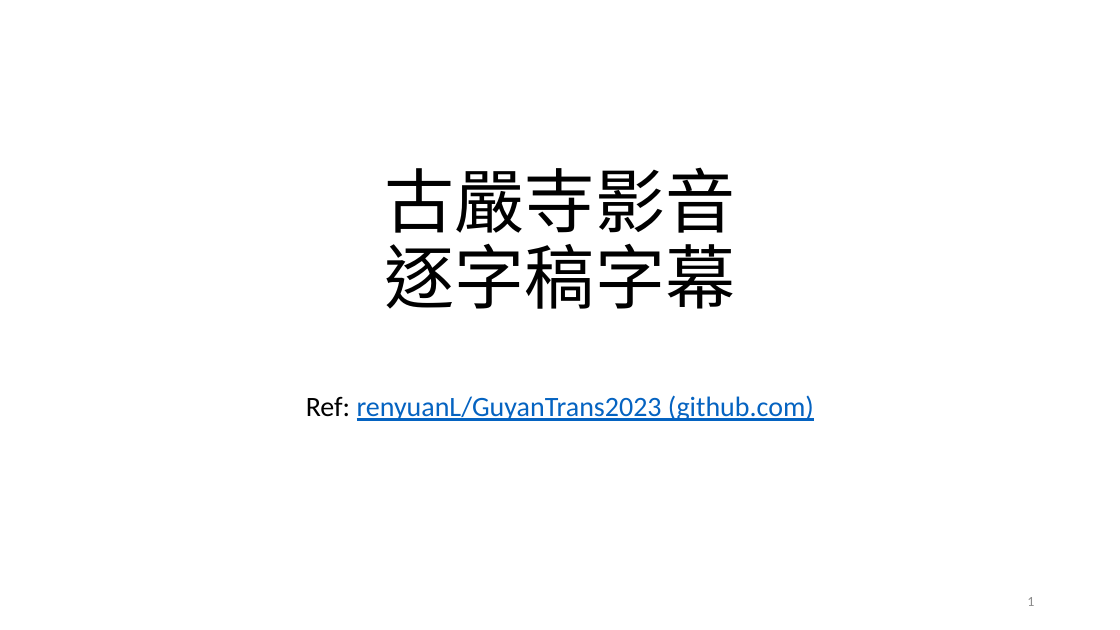
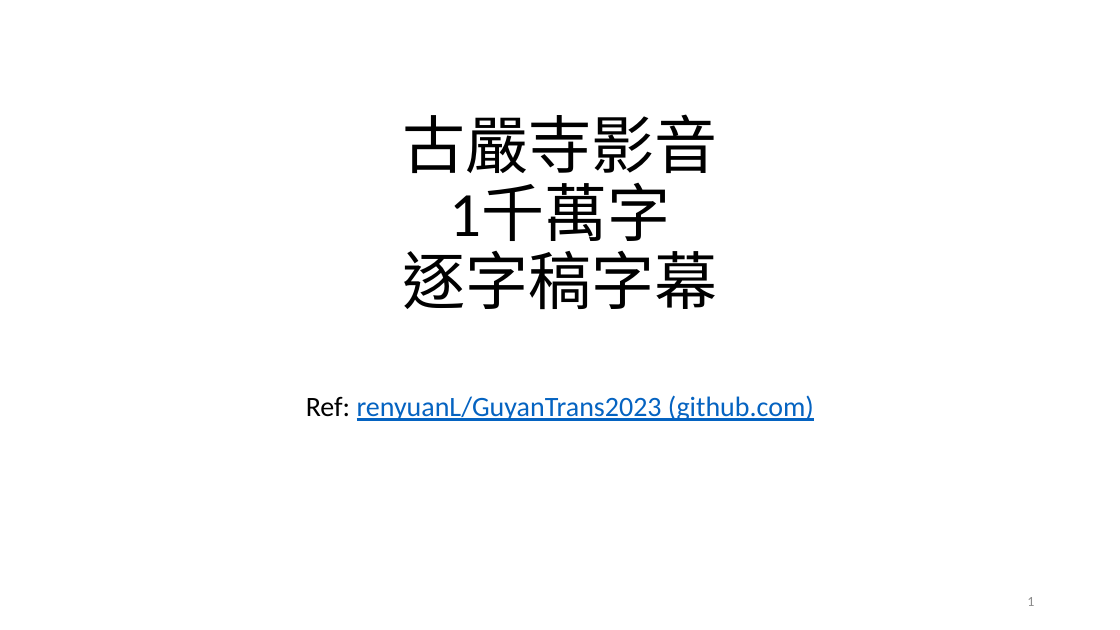
Before and after one commit to renyuanL/GuyanTrans2023, a slide deck: slide 1 of 古嚴寺影音逐字稿.pptx. Drawn at 1120x630 pixels with LibreOffice and Linux fonts; fonts in the diff are those of the drawing. Boxes give left, top, right and bottom in pixels: in the first picture for what was removed or moved away, otherwise in the second. Text is boxed around its words. In the diff, an @@ line names an element or a change of style, - is before the commit and + after.

Commit message:
1千萬字

```diff
--- a/古嚴寺影音逐字稿.pptx
+++ b/古嚴寺影音逐字稿.pptx
@@ title at [402,114,717,310]: text changed; size 60 to 54 pt @@
-古嚴寺影音
-逐字稿字幕
+古嚴寺影音
+1千萬字
+逐字稿字幕
```
Also in this commit, not shown: 2 other slides changed, 1 other file.
